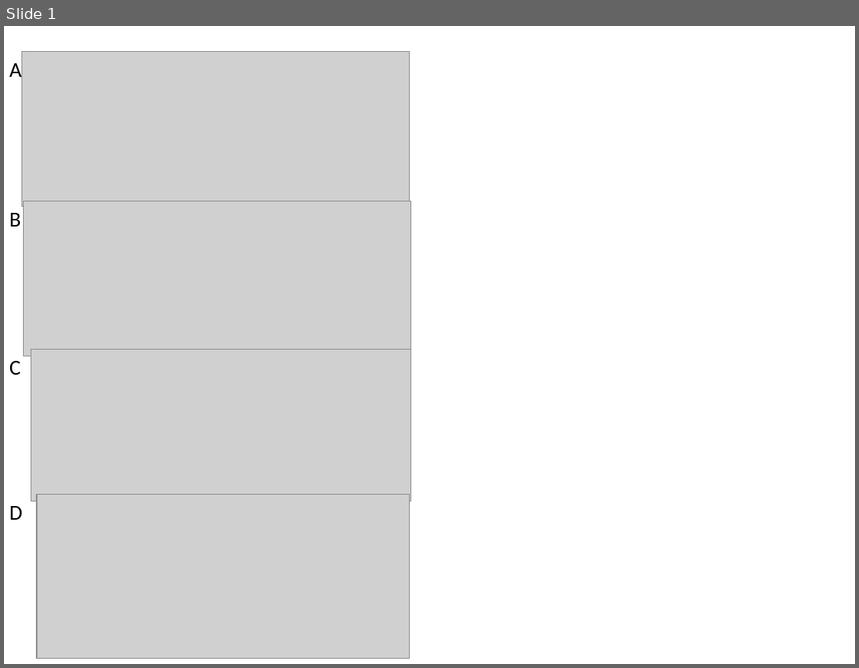
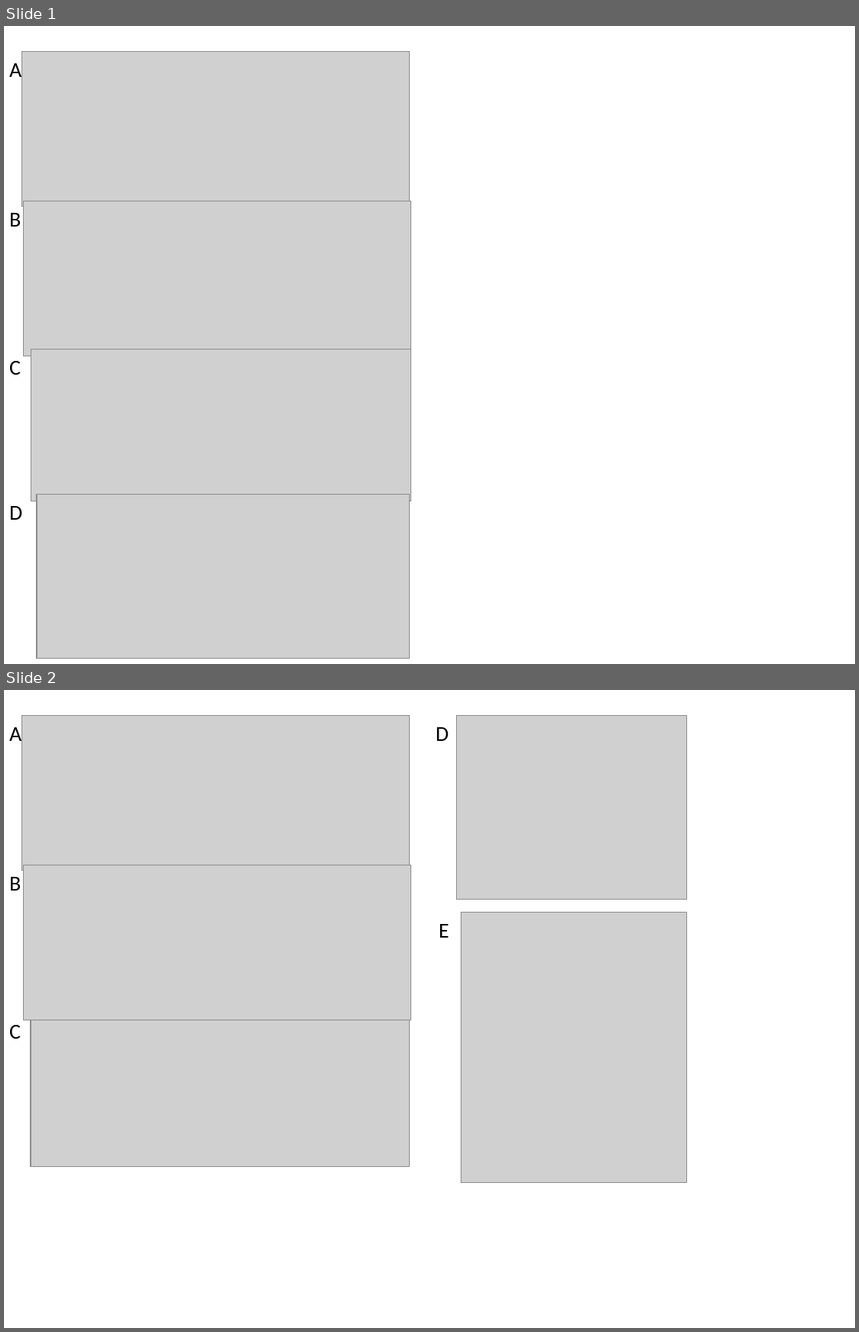
Before and after one commit to mioconnor78/Griffiths-et-al, a slide deck: analysis/figure 2.pptx. Shown one above the other, each under a label of ours: slide 1 before the commit, slides 1 and 2 after it. The pictures are 859x668 and 859x1332 pixels, drawn with LibreOffice and Linux fonts; fonts in the diff are those of the drawing; grey boxes stand for pictures. Boxes give left, top, right and bottom in pixels: in the first picture for what was removed or moved away, otherwise in the second. Text is boxed around its words. In the diff, an @@ line names an element or a change of style, - is before the commit and + after.

```diff
--- a/analysis/figure 2.pptx
+++ b/analysis/figure 2.pptx
@@ slide 2 added at <box>4,690,855,1328</box>, background #FFFFFF @@
@@ group added at <box>9,716,686,1182</box>: 5 pictures, 5 texts @@
+A
+B
+C
+D
+E
```
Also in this commit, not shown: 25 other files.
